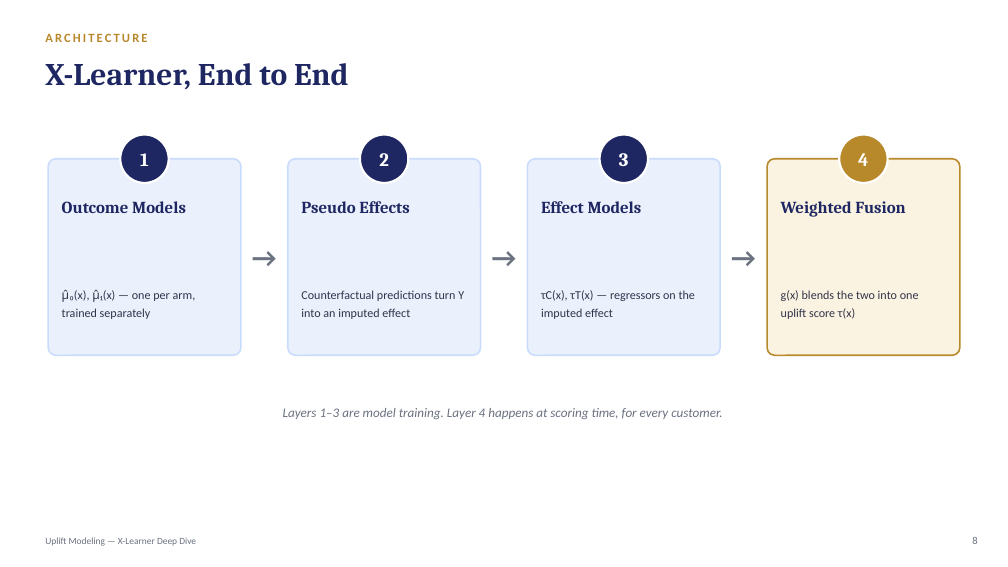
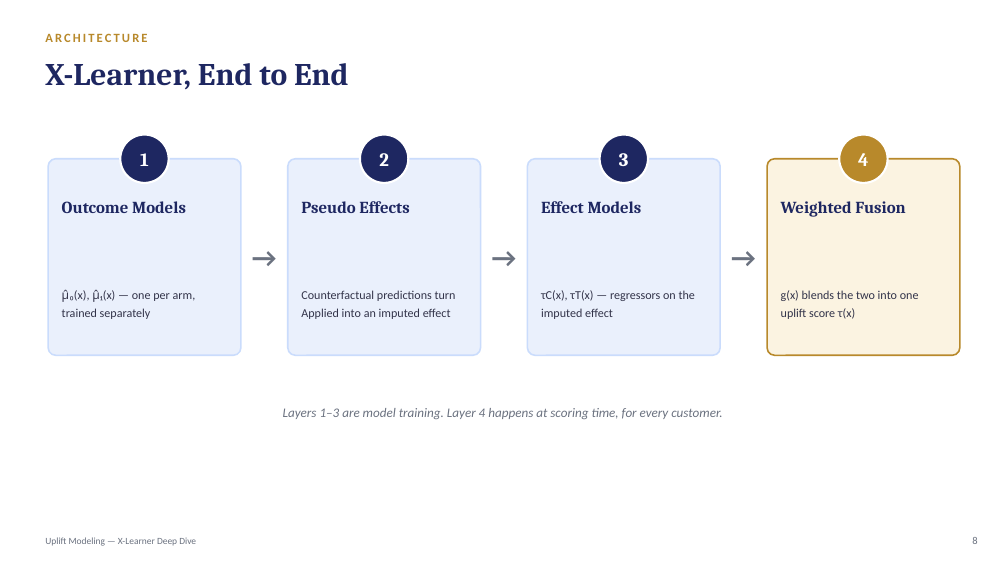
Before and after one commit to crystal1361/uplift-model, a slide deck: slide 8 of uplift_model_deck.pptx. Drawn at 1008x567 pixels with LibreOffice and Linux fonts; fonts in the diff are those of the drawing. Boxes give left, top, right and bottom in pixels: in the first picture for what was removed or moved away, otherwise in the second. Text is boxed around its words. In the diff, an @@ line names an element or a change of style, - is before the commit and + after.

```diff
--- a/uplift_model_deck.pptx
+++ b/uplift_model_deck.pptx
@@ text at (301,290,456,319): text changed @@
-Counterfactual predictions turn Y into an imputed effect
+Counterfactual predictions turn Applied into an imputed effect
```
Also in this commit, not shown: 8 other slides changed, 1 other file.
